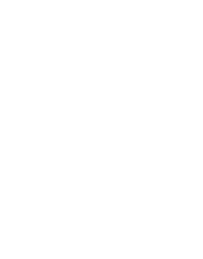
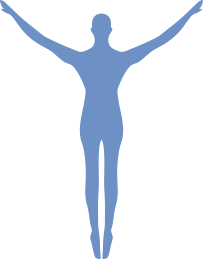
Before/after of a 203 × 259 layered artwork. What changed in the layer stack:
hid "图层 9" over [0, 0, 203, 259]
showed "图层 0" over [0, 0, 203, 259]
